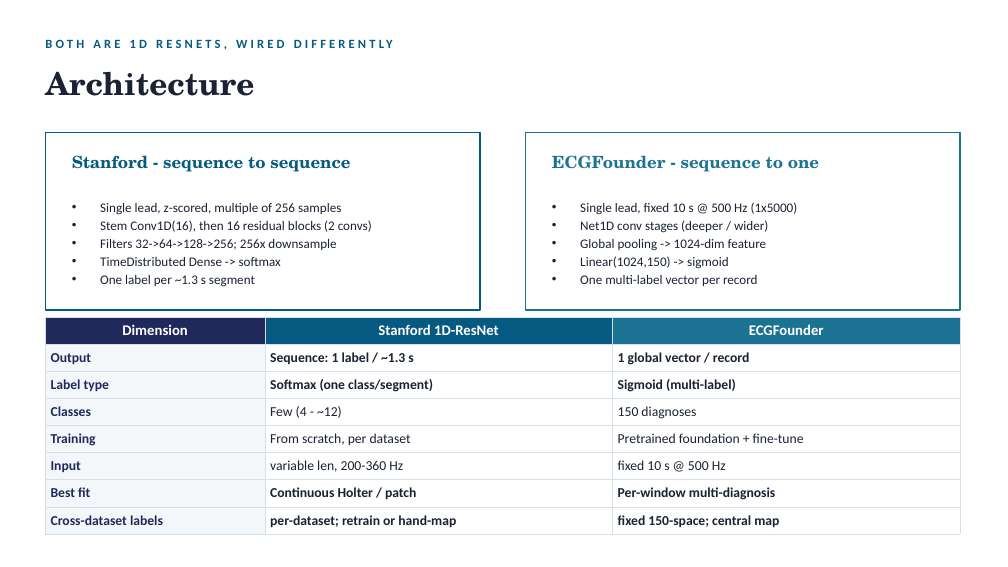
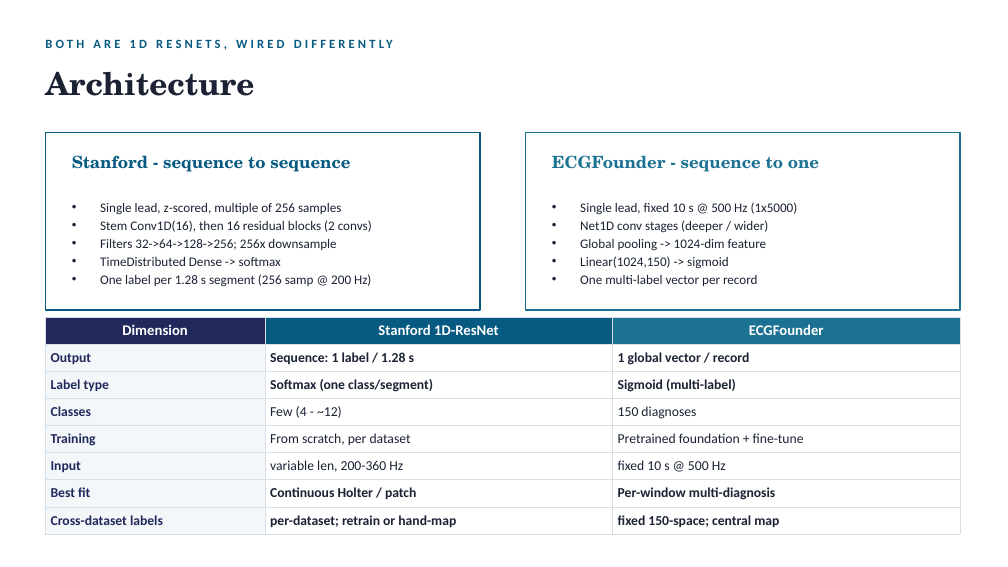
Before and after one commit to yuan842/ECGFounder, a slide deck: slide 2 of docs/Stanford_vs_ECGFounder_3page.pptx. Drawn at 1008x567 pixels with LibreOffice and Linux fonts; fonts in the diff are those of the drawing. Boxes give left, top, right and bottom in pixels: in the first picture for what was removed or moved away, otherwise in the second. Text is boxed around its words. In the diff, an @@ line names an element or a change of style, - is before the commit and + after.

```diff
--- a/docs/Stanford_vs_ECGFounder_3page.pptx
+++ b/docs/Stanford_vs_ECGFounder_3page.pptx
@@ text at (x1=100, y1=274, x2=371, y2=287): text changed @@
-• One label per ~1.3 s segment
+• One label per 1.28 s segment (256 samp @ 200 Hz)
@@ table at (x1=45, y1=318, x2=960, y2=531) @@
-row 2, column 2: Sequence: 1 label / ~1.3 s
+row 2, column 2: Sequence: 1 label / 1.28 s
```
Also in this commit, not shown: 1 other slide changed, 4 other files.
